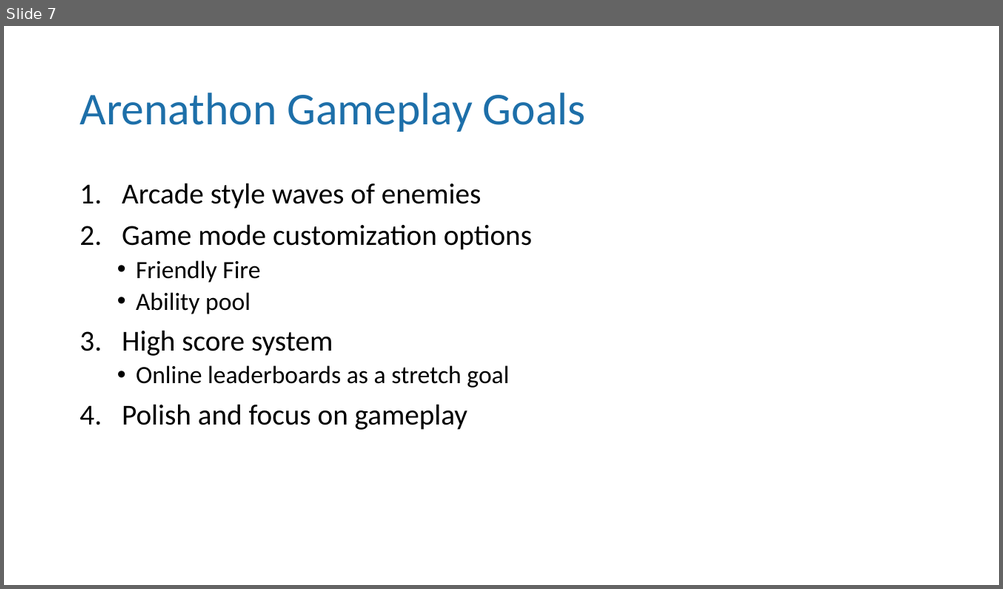
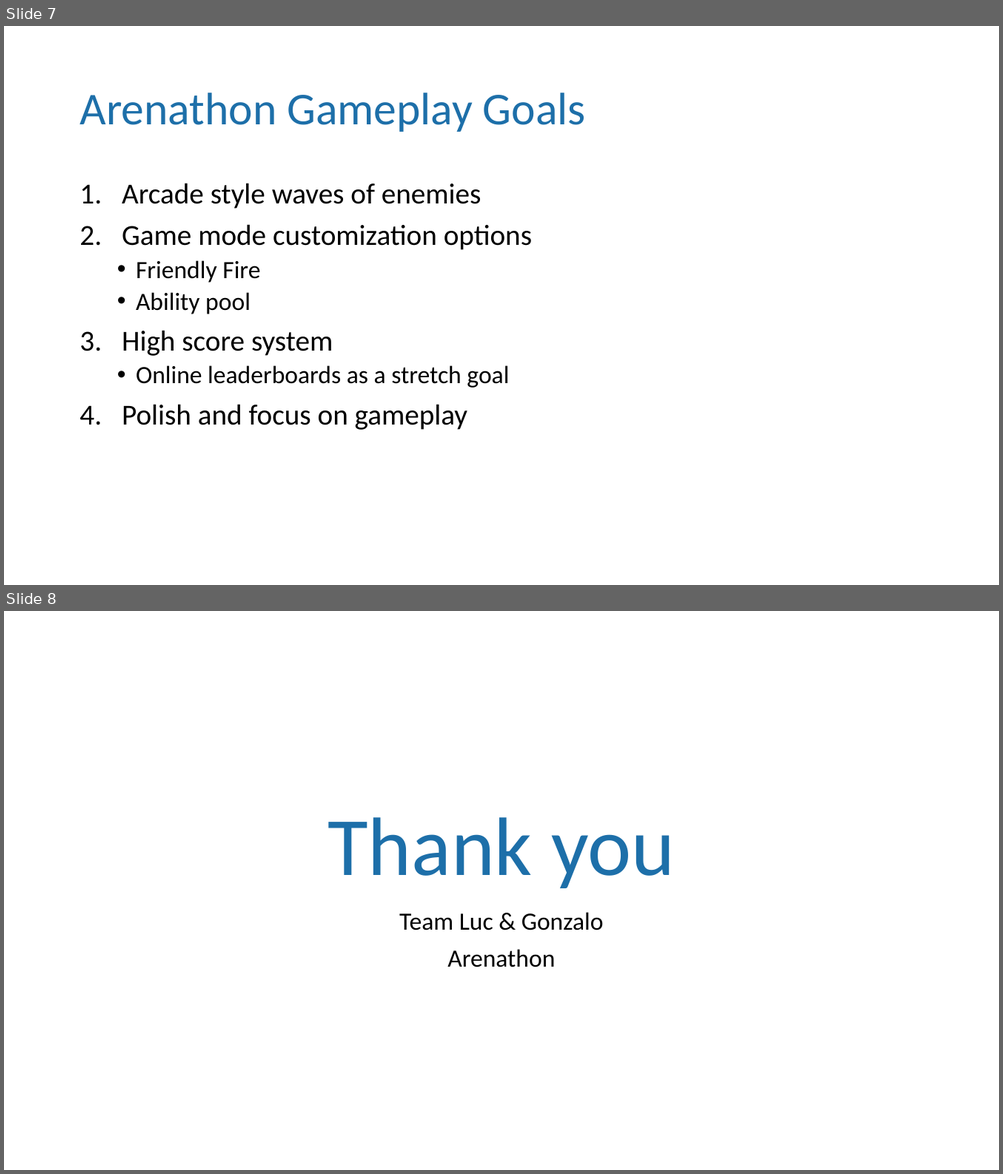
Before and after one commit to Bilbobull/LucAndGonzalo, a slide deck: Presentation One.pptx. Shown one above the other, each under a label of ours: slide 7 before the commit, slides 7 and 8 after it. The pictures are 1003x589 and 1003x1174 pixels, drawn with LibreOffice and Linux fonts; fonts in the diff are those of the drawing. Boxes give left, top, right and bottom in pixels: in the first picture for what was removed or moved away, otherwise in the second. Text is boxed around its words. In the diff, an @@ line names an element or a change of style, - is before the commit and + after.

Commit message:
Presentation One

```diff
--- a/Presentation One.pptx
+++ b/Presentation One.pptx
@@ slide 8 added at [4,611,999,1170], background #FFFFFF @@
@@ title added at [327,817,674,889], 80 pt, text #1D6FA9 @@
+Thank you
@@ subtitle added at [399,912,603,968], 24 pt, text #000000 @@
+Team Luc & Gonzalo
+Arenathon
```
Also in this commit, not shown: 7 other files.
